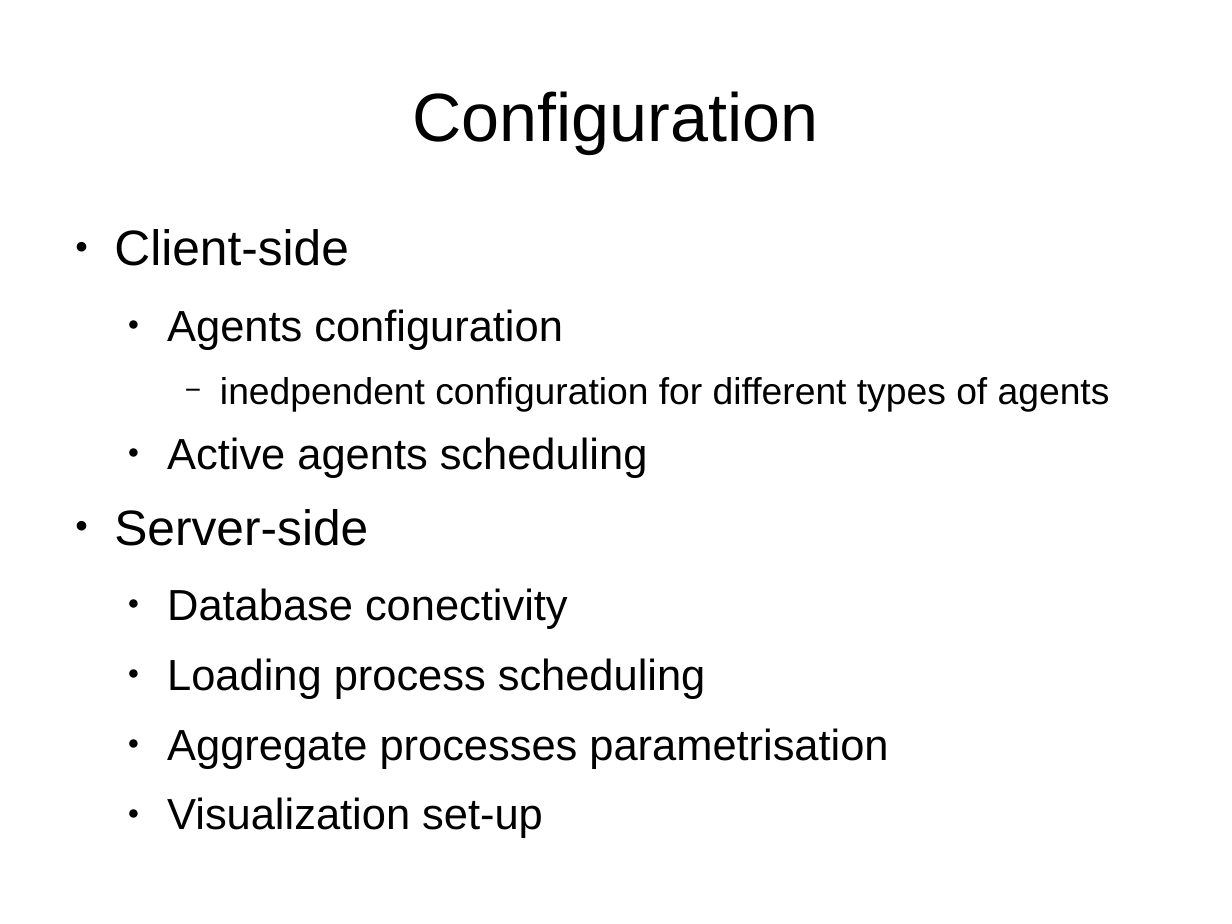
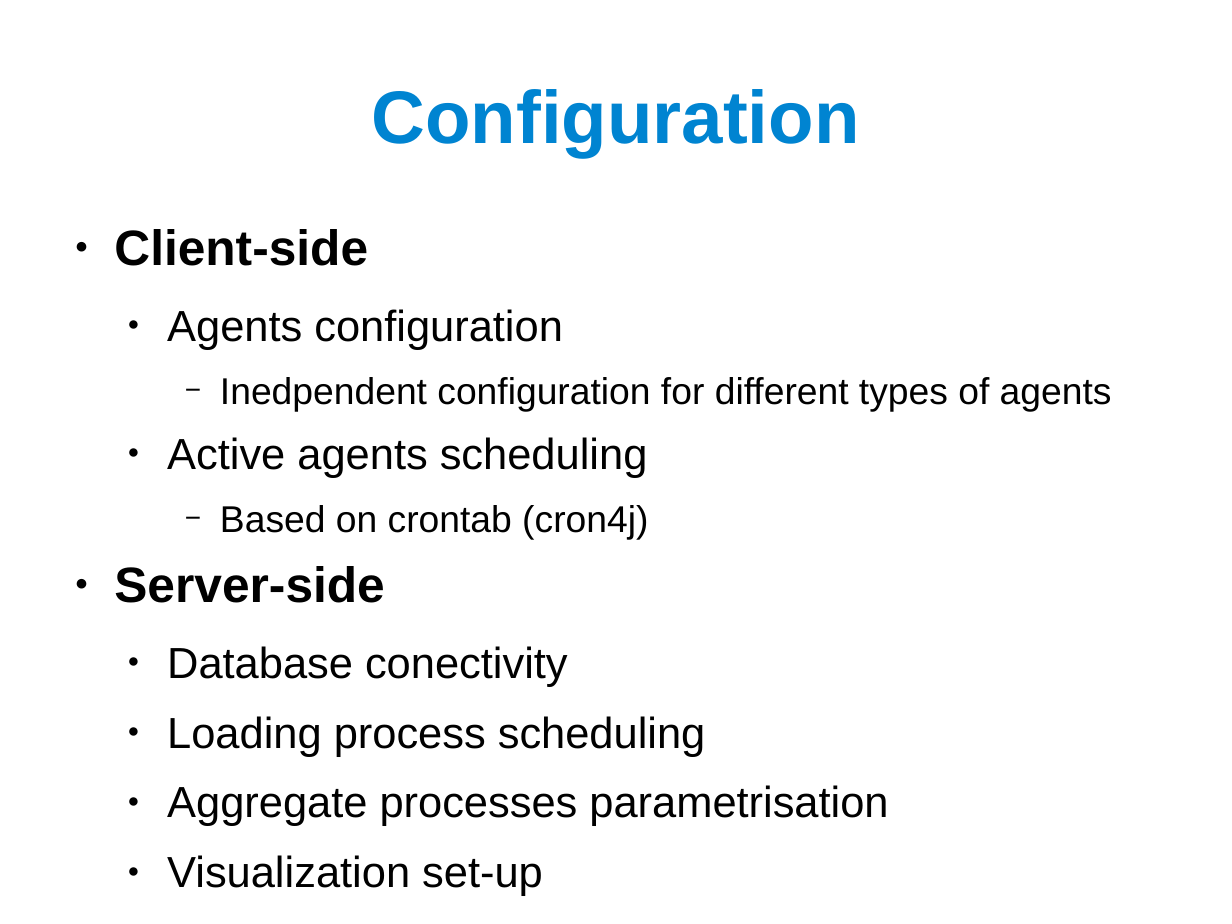
Before and after one commit to potatofantasy/allmon, a slide deck: slide 8 of wiki/allmon-introduction-v0.1.0.odp. Drawn at 1232x924 pixels with LibreOffice and Linux fonts; fonts in the diff are those of the drawing. Boxes give left, top, right and bottom in pixels: in the first picture for what was removed or moved away, otherwise in the second. Text is boxed around its words. In the diff, an @@ line names an element or a change of style, - is before the commit and + after.

```diff
--- a/wiki/allmon-introduction-v0.1.0.odp
+++ b/wiki/allmon-introduction-v0.1.0.odp
@@ title "Configuration" at [372, 89, 860, 157]: size 44 to 48 pt, text colour #000000 to #0084D1, bold on; indent changed @@
@@ text at [114, 229, 384, 603]: bold on in "Client-side", "Server-side" @@
@@ text at [220, 377, 1112, 412]: text changed @@
-    − inedpendent configuration for different types of agents
+    − Inedpendent configuration for different types of agents
@@ text at [220, 505, 648, 540]: paragraph added @@
+    − Based on crontab (cron4j)
```
Also in this commit, not shown: 10 other slides changed, 2 other files.
